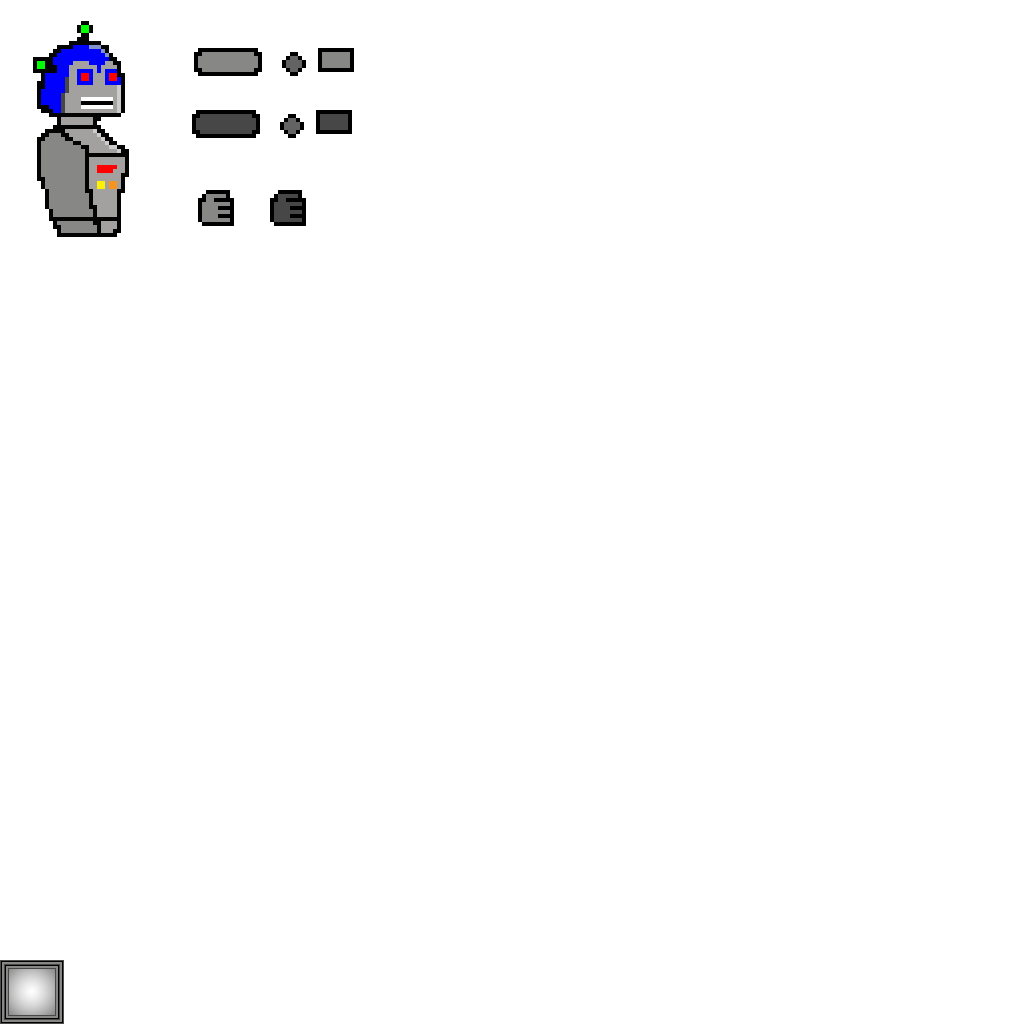
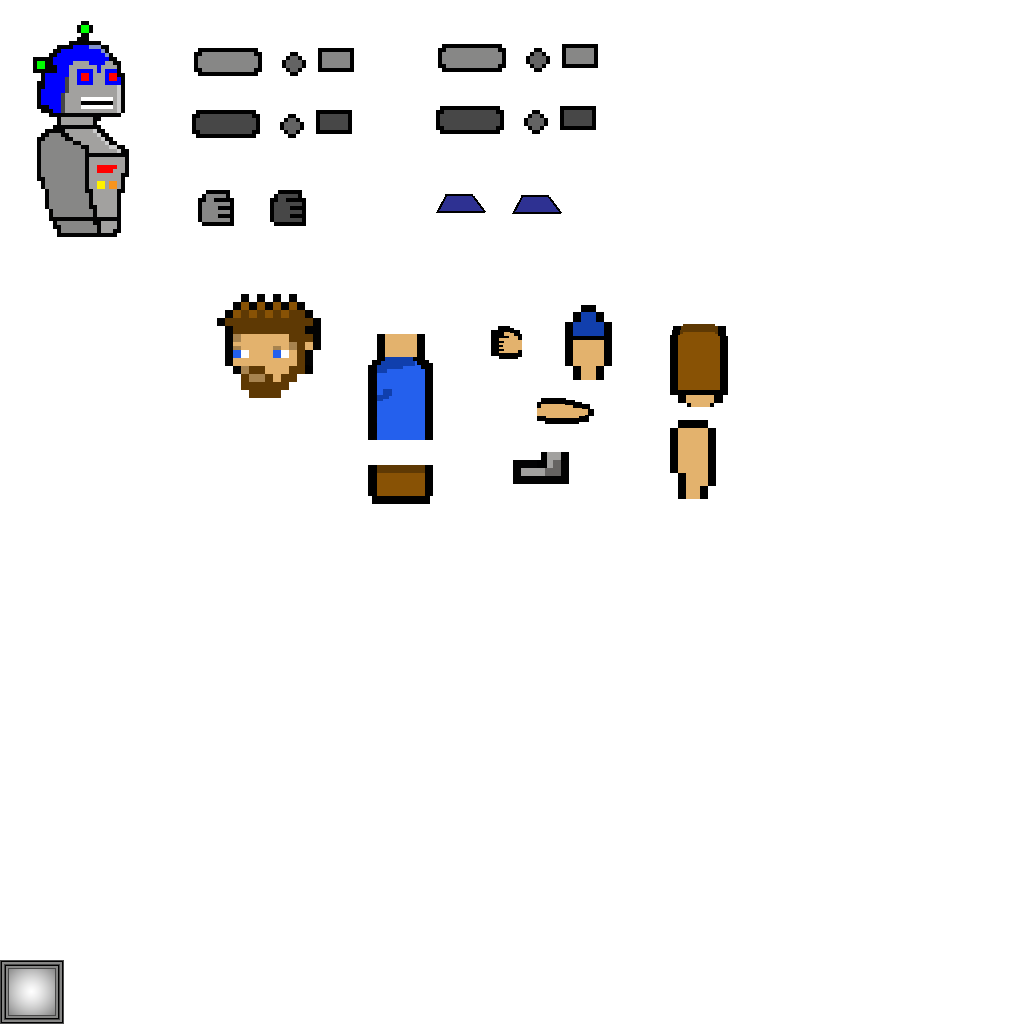
Layer changes from the first 1024 × 1024 image to the second:
added layer "Lower Leg" (dissolve) above "Head" over [670, 420, 716, 499]
added layer "Head" (dissolve) above "Upper Leg" over [217, 294, 321, 398]
added layer "Upper Leg" (dissolve) above "Upper Arm" over [670, 324, 728, 407]
added layer "Upper Arm" (dissolve) above "Lower Arm" over [565, 305, 612, 380]
added layer "Lower Arm" (dissolve) above "Hand" over [537, 398, 594, 424]
added layer "Hand" (dissolve) above "LowerTorso" over [491, 326, 522, 359]
added layer "LowerTorso" (dissolve) above "Upper Torso" over [368, 465, 433, 504]
added layer "Upper Torso" above "Foot" over [368, 334, 433, 440]
added layer "Foot" above "Animator Layer" over [513, 452, 569, 484]
painted on "Animator Layer" over [436, 44, 598, 214]
